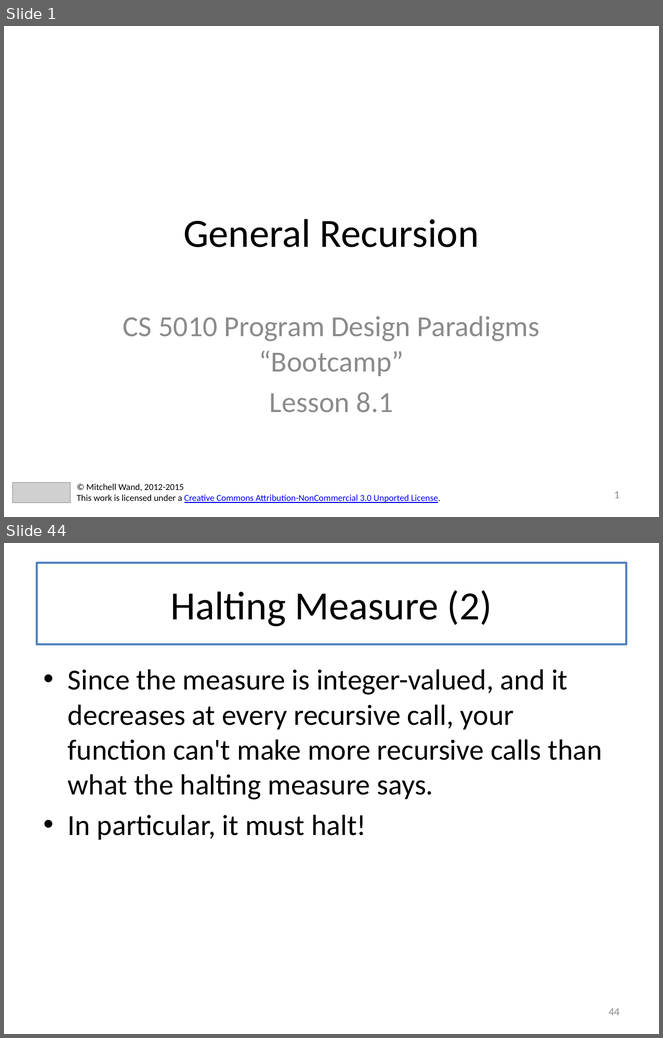
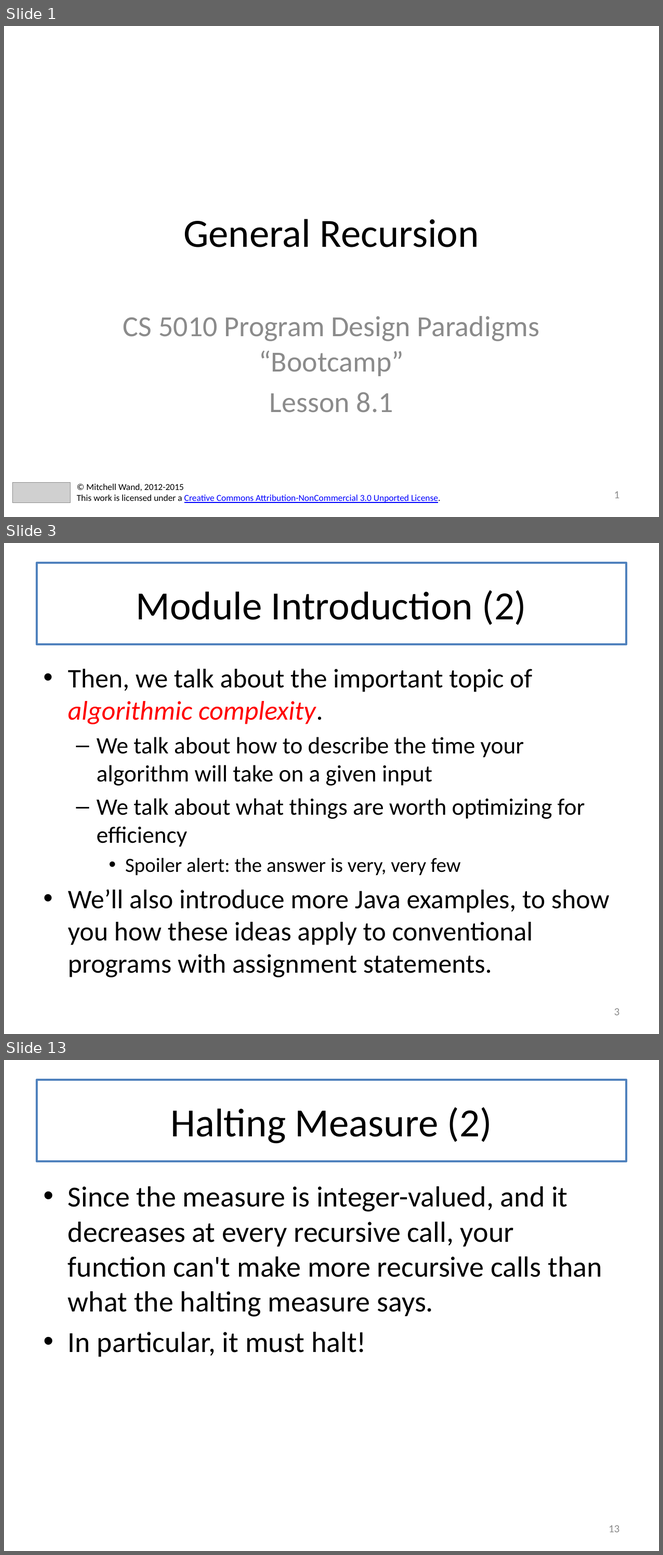
Before and after one commit to mwand/cs5010f17, a slide deck: Slides/Lesson 8.1-8.2 General Recursion.pptx. Shown one above the other, each under a label of ours: slides 1 and 44 before the commit, slides 1, 3 and 13 after it; the slides between them are not shown. The pictures are 663x1038 and 663x1555 pixels, drawn with LibreOffice and Linux fonts; fonts in the diff are those of the drawing; grey boxes stand for pictures. Boxes give left, top, right and bottom in pixels: in the first picture for what was removed or moved away, otherwise in the second. Text is boxed around its words. In the diff, an @@ line names an element or a change of style, - is before the commit and + after.

```diff
--- a/Slides/Lesson 8.1-8.2 General Recursion.pptx
+++ b/Slides/Lesson 8.1-8.2 General Recursion.pptx
@@ slide 3 added at bbox=[4, 543, 659, 1034], background #FFFFFF @@
@@ title added at bbox=[37, 563, 626, 644], fill #FFFFFF, outline #4F81BD 2.25 pt, 44 pt, text #000000 @@
+Module Introduction (2)
@@ text added at bbox=[68, 669, 610, 978], 29.6 pt, text #000000 @@
+• Then, we talk about the important topic of algorithmic complexity.
+  – We talk about how to describe the time your algorithm will take on a given input
+  – We talk about what things are worth optimizing for efficiency
+    • Spoiler alert: the answer is very, very few
+• We’ll also introduce more Java examples, to show you how these ideas apply to conventional programs with assignment statements.
@@ page number added at bbox=[614, 1008, 620, 1016], 12 pt, text #8C8C8C @@
+3
@@ what was slide 44 is now slide 13 @@
@@ page number at bbox=[609, 1525, 620, 1533]: text changed @@
-44
+13
```
Also in this commit, not shown: 6 slides changed, 8 other slides added, 1 slide removed, 1 other file.
